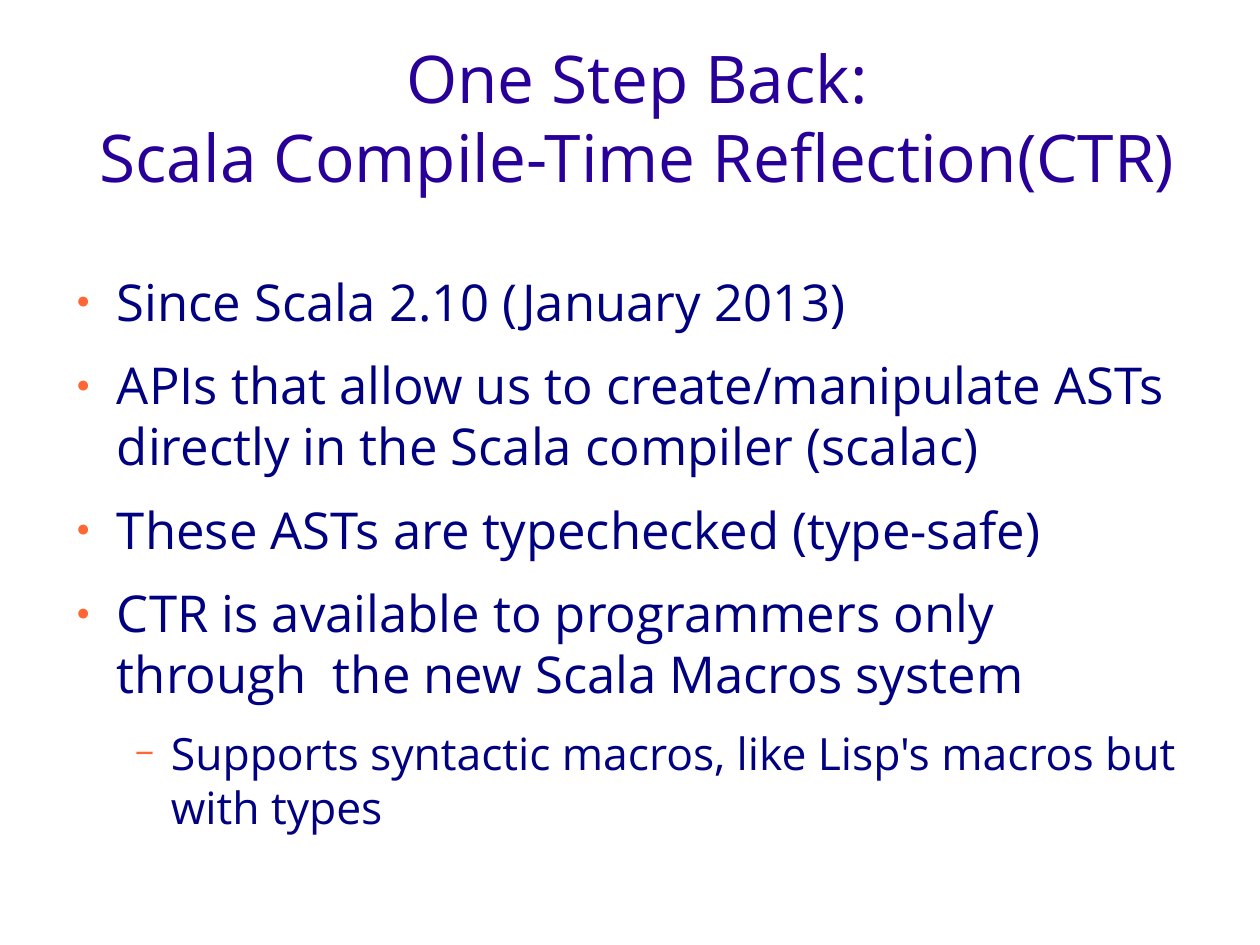
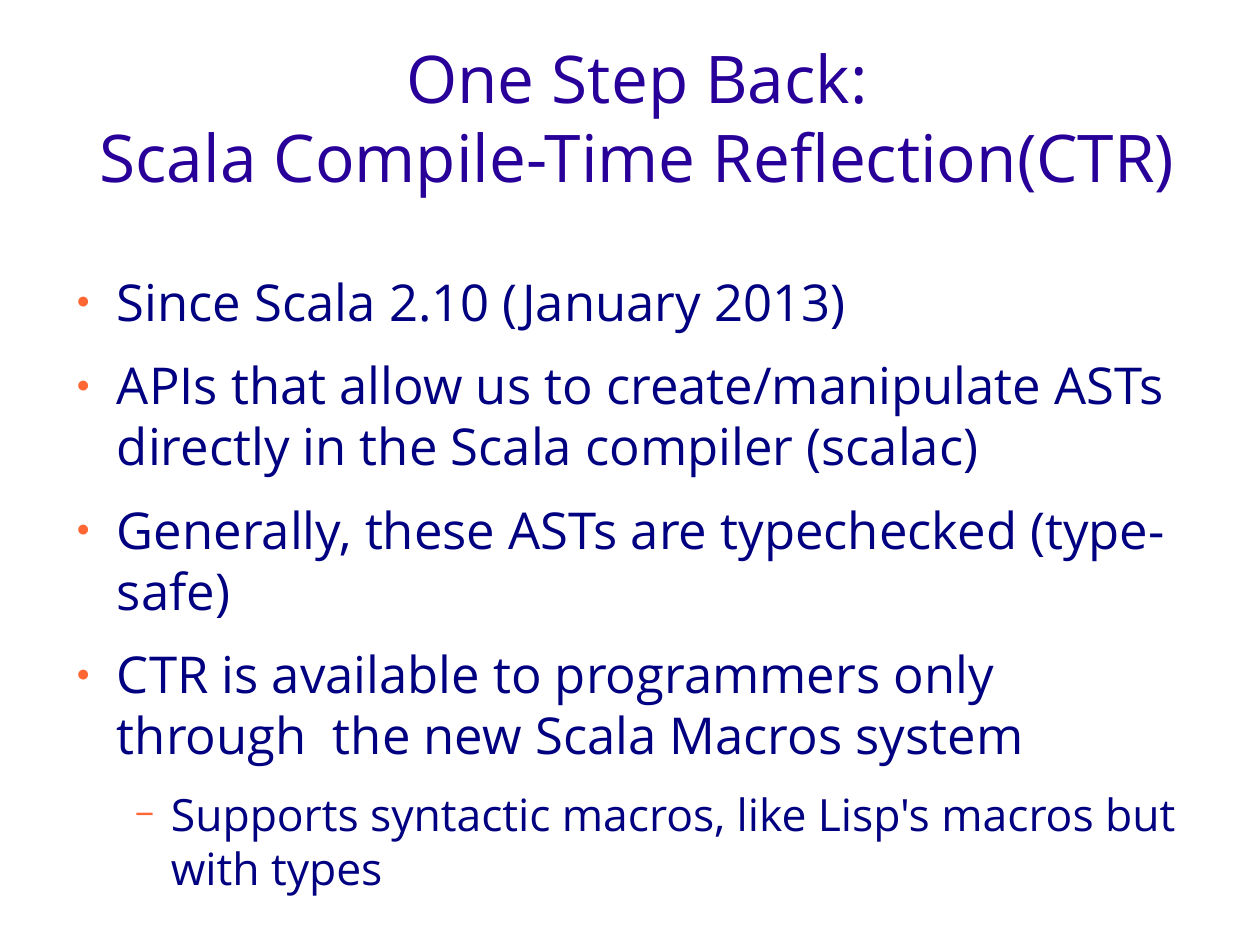
Before and after one commit to geo-kollias/msc-thesis-tex, a slide deck: slide 9 of geokollias_msc_thesis_pres.odp. Drawn at 1260x945 pixels with LibreOffice and Linux fonts; fonts in the diff are those of the drawing; background and template pictures are left out. Boxes give left, top, right and bottom in pixels: in the first picture for what was removed or moved away, otherwise in the second. Text is boxed around its words. In the diff, an @@ line names an element or a change of style, - is before the commit and + after.

```diff
--- a/geokollias_msc_thesis_pres.odp
+++ b/geokollias_msc_thesis_pres.odp
@@ text at bbox=[117, 510, 1164, 618]: text changed @@
-● These ASTs are typechecked (type-safe)
+● Generally, these ASTs are typechecked (type-safe)
```
Also in this commit, not shown: 5 other slides changed.
